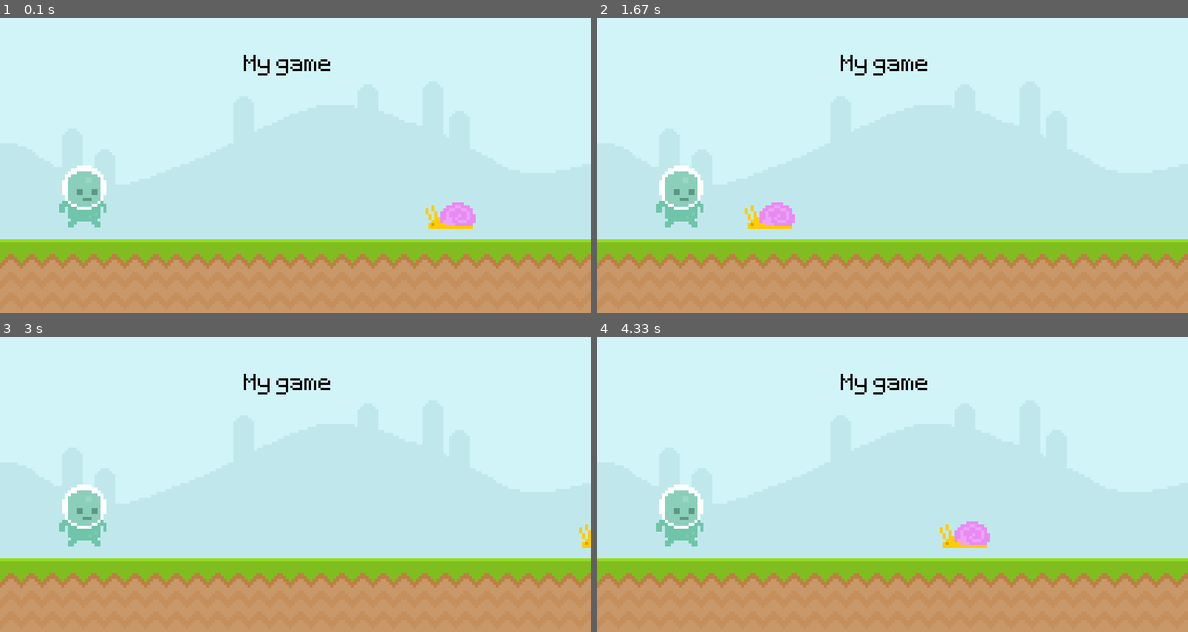
Above: before the commit, frames 1-4 (two rows, left to right).
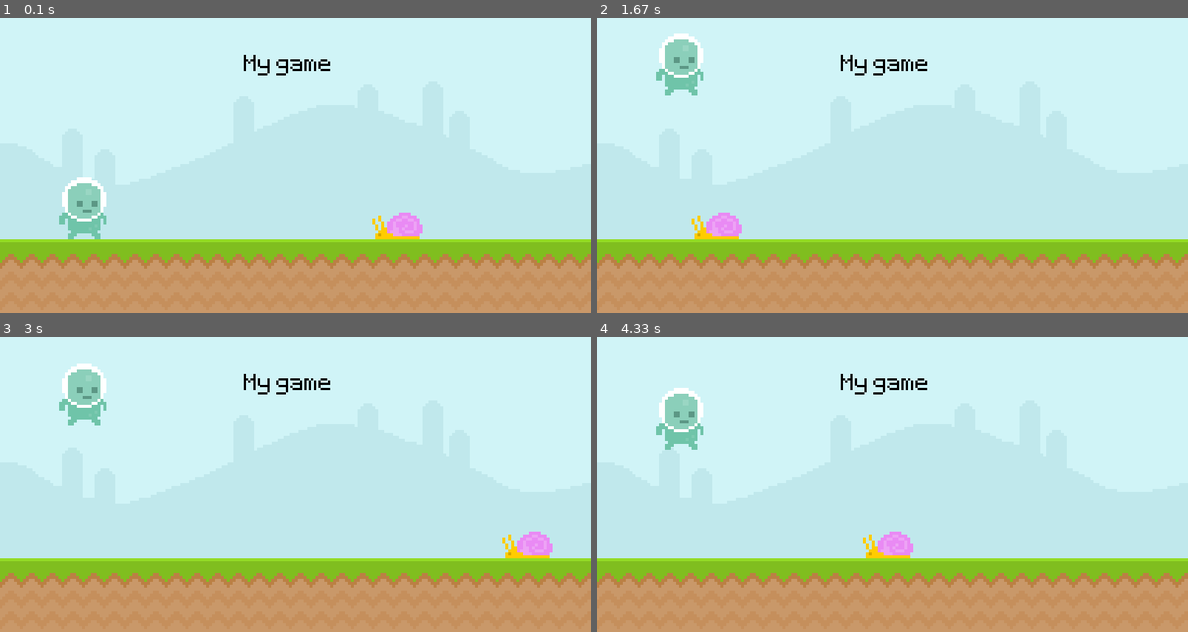
Above: after the commit, the same moments.

Repository: chpink0518/oryuCC
Game: pygame game, started from make_game/main.py
The game is run twice, just before and just after one commit, with the same random seed, the same clock (stepped at 60 frames per second) and the same inputs.
Inputs (mouse positions are in pixels of both pictures, inside the frame that each line leads up to):
- Up to frame 1 (0.1 s): no input
- Up to frame 2 (1.67 s): click (679, 206) at 0.38 s; tap Space at 0.67, 1.5 s
- Up to frame 3 (3 s): tap Space at 2.33 s
- Up to frame 4 (4.33 s): tap Space at 3.23, 3.53 s; click (703, 514) at 4.22 s

The runs differ from the first frame. In frame 1, 2.3% of the frame differs, in the area x 10-81%, y 50-75%; in frame 2, 3.6%; in frame 3, 3.2%; in frame 4, 3.6%, in the area x 10-67%, y 17-75%.

Commit message:
make game 4th

Diff:
--- a/make_game/main.py
+++ b/make_game/main.py
@@ -17,17 +17,25 @@
 
 clock = pygame.time.Clock()
 
+# background
 sky_surface = pygame.image.load('graphics/Sky.png').convert()
 ground_surface = pygame.image.load('graphics/ground.png').convert()
 
+# font
 my_font = pygame.font.Font('font/Pixeltype.ttf', 50)
 text_surface = my_font.render('My game', False, 'Black')
 
+# snail - enemy
 snail_surface = pygame.image.load('graphics/snail/snail1.png').convert_alpha()
-snail_x_pos = 600
+snail_rect = snail_surface.get_rect(bottomright = (600, 300))
 
+# player
 player_surf = pygame.image.load('graphics/player/player_walk_1.png').convert_alpha()
-player_rect = player_surf.get_rect(topleft = (80, 200))
+player_rect = player_surf.get_rect(bottomleft = (80, 300))
+player_gravity = 0
+
+# for game variables
+gameActive = True
 
 # 4. main loop
 while True:
@@ -36,16 +44,39 @@
         if event.type == pygame.QUIT:
             pygame.quit()
             exit()
+        #03. make event loop code for jump
+        if event.type == pygame.KEYDOWN: #키를 눌렀을 때, 뗐을 때는 KEYUP
+            if event.key == pygame.K_SPACE and player_rect.bottom == 300:
+                player_gravity = -25
 
-    win.blit(sky_surface, (0,0))
-    win.blit(ground_surface, (0,300))
-    win.blit(text_surface, (330,50))
+        if event.type == pygame.MOUSEBUTTONDOWN:
+            if event.button == 1 and player_rect.bottom == 300:
+                if player_rect.collidepoint(event.pos):
+                    player_gravity = -25
 
-    snail_x_pos -= 4
-    if snail_x_pos < -100: snail_x_pos = 800
-    win.blit(snail_surface, (snail_x_pos,250))
 
-    win.blit(player_surf, player_rect)
+    if gameActive:
+        win.blit(sky_surface, (0,0))
+        win.blit(ground_surface, (0,300))
+        win.blit(text_surface, (330,50))
+
+        snail_rect.x -= 4
+        if snail_rect.right <= 0: snail_rect.left = 800
+        win.blit(snail_surface, snail_rect)
+
+        player_gravity += 1
+        player_rect.y += player_gravity
+
+        if player_rect.bottom > 300:
+            player_rect.bottom = 300
+
+        win.blit(player_surf, player_rect)
+
+        # collision
+        if snail_rect.colliderect(player_rect):
+            gameActive = False
+    else:
+        win.fill((94, 129, 162))
 
     pygame.display.update()
     clock.tick(60)
Not shown, added: make_game/infos4.ipynb
Not shown, added: pdf/게임을 만들며 배우는 파이썬4.pdf
